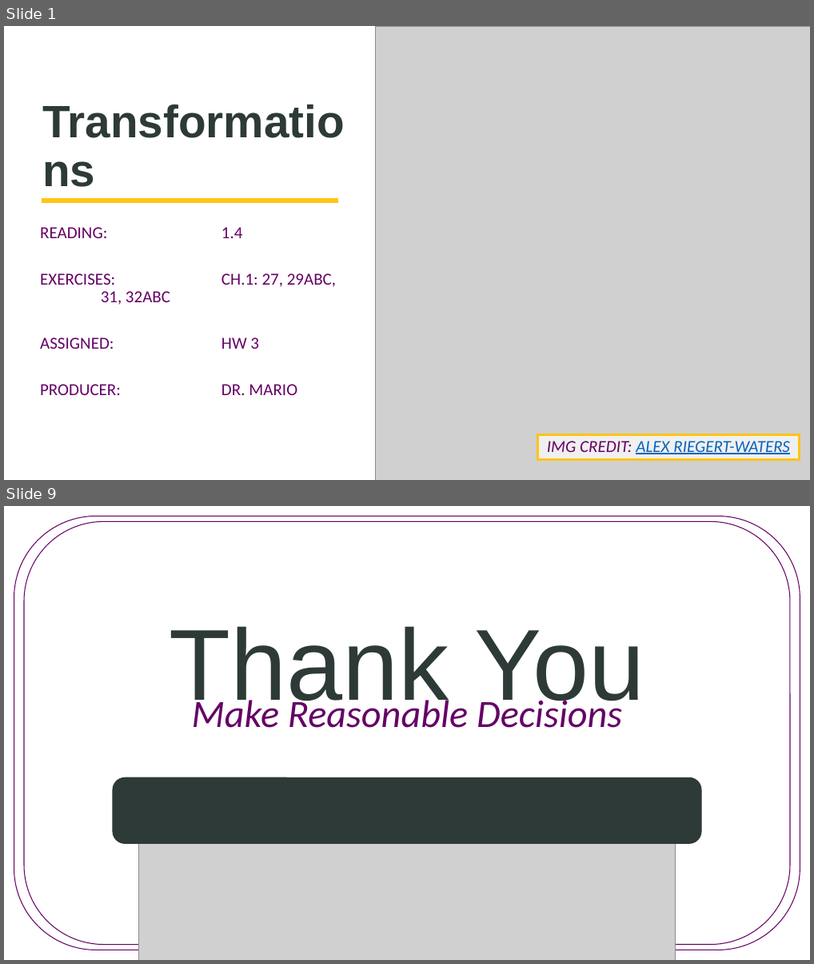
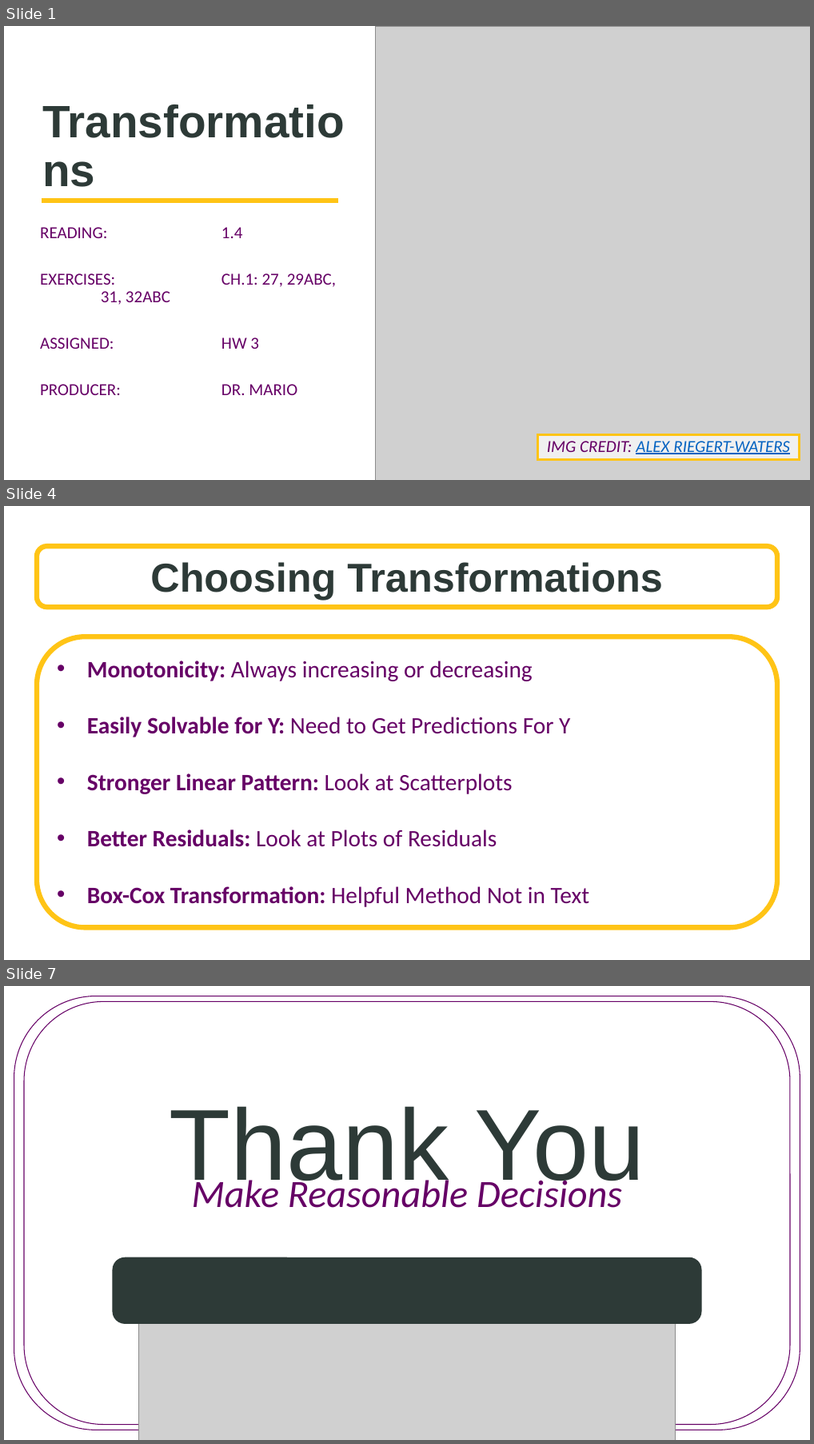
Before and after one commit to SuperMarioGiacomazzo/STOR455_WEBSITE, a slide deck: Lectures/6 - Transformations.pptx. Shown one above the other, each under a label of ours: slides 1 and 9 before the commit, slides 1, 4 and 7 after it; the slides between them are not shown. The pictures are 814x964 and 814x1444 pixels, drawn with LibreOffice and Linux fonts; fonts in the diff are those of the drawing; grey boxes stand for pictures; background and template pictures are left out. Boxes give left, top, right and bottom in pixels: in the first picture for what was removed or moved away, otherwise in the second. Text is boxed around its words. In the diff, an @@ line names an element or a change of style, - is before the commit and + after.

```diff
--- a/Lectures/6 - Transformations.pptx
+++ b/Lectures/6 - Transformations.pptx
@@ slide 4 added at (4,506,810,960), background picture (left out) @@
@@ rounded rectangle added at (37,546,778,607), fill #FFFFFF at 70% opacity, outline #FFC416 6 pt, 48 pt, text #2D3A37, bold @@
+Choosing Transformations
@@ rounded rectangle added at (37,636,778,927), fill #FFFFFF, outline #FFC416 6 pt, 28 pt, text #660066 @@
+• Monotonicity: Always increasing or decreasing
+• Easily Solvable for Y: Need to Get Predictions For Y
+• Stronger Linear Pattern: Look at Scatterplots
+• Better Residuals: Look at Plots of Residuals
+• Box-Cox Transformation: Helpful Method Not in Text
@@ what was slide 9 is now slide 7 @@
```
Also in this commit, not shown: 1 slide changed, 3 other slides added, 6 slides removed, 3 other files.
